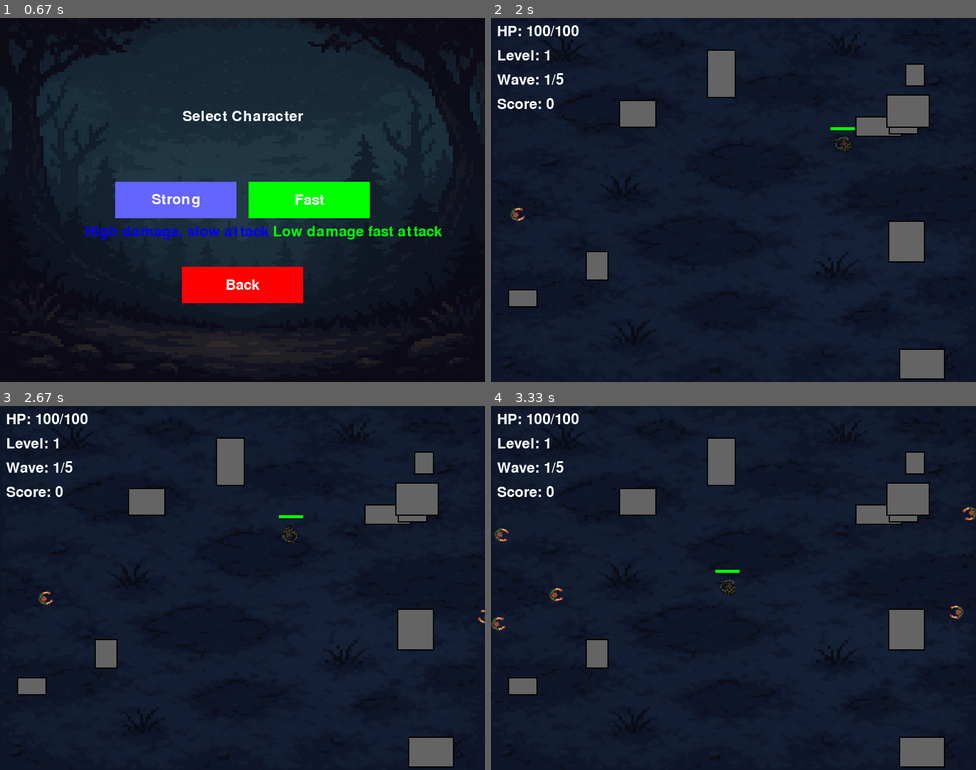
Above: before the commit, frames 1-4 (two rows, left to right).
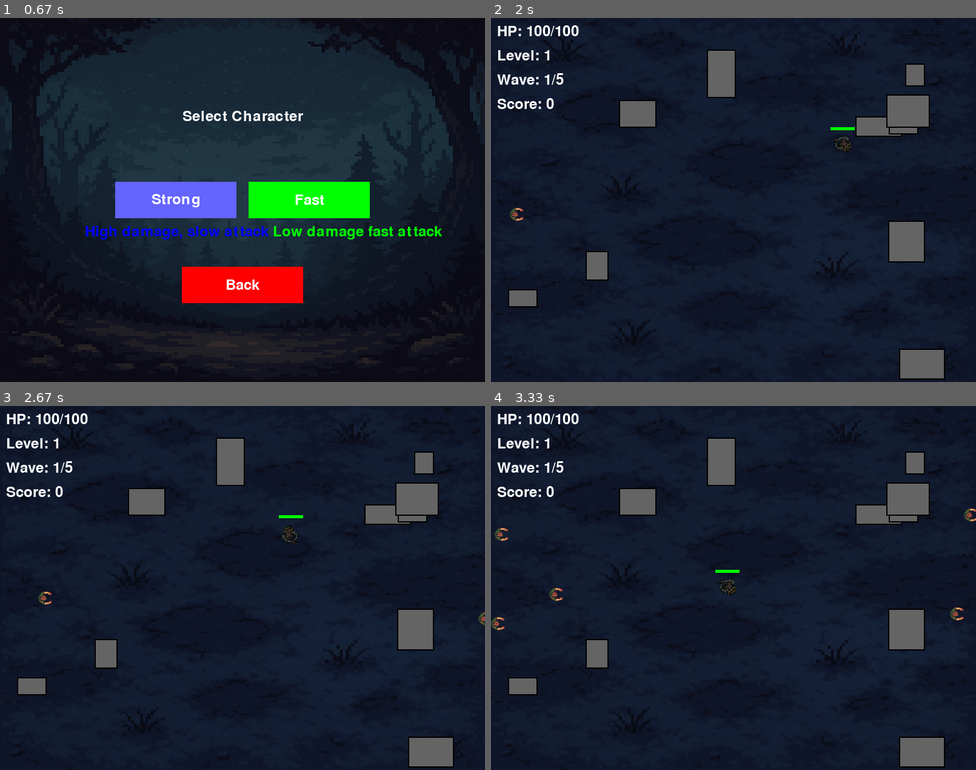
Above: after the commit, the same moments.

Repository: xeroxx55/pygame_rogio
Game: pygame game, started from rogio_game/main.py
Two runs of this game, one before a commit and one after it. Both use one fixed random seed, a clock stepped at 60 frames per second and the inputs below.
Inputs (mouse positions are in pixels of both pictures, inside the frame that each line leads up to):
- Up to frame 1 (0.67 s): click (223, 214) at 0.38 s
- Up to frame 2 (2 s): click (617, 203) at 0.72 s; hold Right 1-1.47 s; move the mouse to (583, 145) at 1.03 s; hold Up 1.5-1.8 s; hold Right from 1.83 s (still down)
- Up to frame 3 (2.67 s): release Right at 2.3 s; hold Left from 2.33 s (still down)
- Up to frame 4 (3.33 s): release Left at 2.87 s; hold Down 2.9-3.2 s; hold Left from 3.23 s (still down)

Frame 1 is identical in both runs. In frame 2, less than 0.1% of the frame differs, in the area x 3-7%, y 52-56%; in frame 3, less than 0.1%; in frame 4, 0.3%, in the area x 0-100%, y 27-62%.

Commit message:
Update enemy.py

Diff:
--- a/rogio_game/src/enemy.py
+++ b/rogio_game/src/enemy.py
@@ -5,7 +5,6 @@
 GREEN = (0, 255, 0)
 
 class Enemy:
-    # Добавлен enemy_sprite параметр для инициализации спрайта
     def __init__(self, x, y, enemy_type, enemy_sprite):
         self.x = x
         self.y = y
@@ -18,12 +17,12 @@
             self.damage = 10
             self.attack_cooldown = 1
             self.current_cooldown = 0
-            self.color = RED # Этот цвет используется для полосы здоровья, а не для основного тела, если используется спрайт
+            self.color = RED # Этот цвет для полосы здоровья
         else:
             pass # Потенциально другие типы врагов
 
         # Обработка спрайта
-        self.original_sprite = enemy_sprite # Передается из Game
+        self.original_sprite = enemy_sprite
         # Масштабируем спрайт под размер хитбокса (диаметр = радиус * 2)
         sprite_size = self.radius * 2
         self.original_sprite = pygame.transform.scale(self.original_sprite, (sprite_size, sprite_size))
@@ -48,11 +47,6 @@
         potential_new_x = self.x + dx_norm * self.speed * dt
         potential_new_y = self.y + dy_norm * self.speed * dt
 
-        # --- Улучшенное обнаружение и разрешение скользящих столкновений ---
-        # Этот алгоритм позволяет врагу "скользить" вдоль препятствий,
-        # но не реализует полноценный поиск кратчайшего пути вокруг них.
-        # Для поиска кратчайшего пути требуется более сложный алгоритм (например, A*).
-
         # Проверяем движение по оси X
         test_rect_x = pygame.Rect(potential_new_x - self.radius, self.y - self.radius,
                                   self.radius * 2, self.radius * 2)
@@ -76,11 +70,6 @@
             self.y = potential_new_y
 
         # --- Поворот спрайта ---
-        # Вычисляем угол к игроку для поворота спрайта
-        # atan2(dy, dx) дает угол в радианах от положительной оси X, против часовой стрелки.
-        # pygame.transform.rotate вращает против часовой стрелки.
-        # Если спрайт по умолчанию смотрит вправо (0 градусов), то угол поворота:
-        self.angle = -math.degrees(math.atan2(dy, dx)) # Угол для поворота
         self.sprite = pygame.transform.rotate(self.original_sprite, self.angle)
 
         # --- Логика атаки ---
